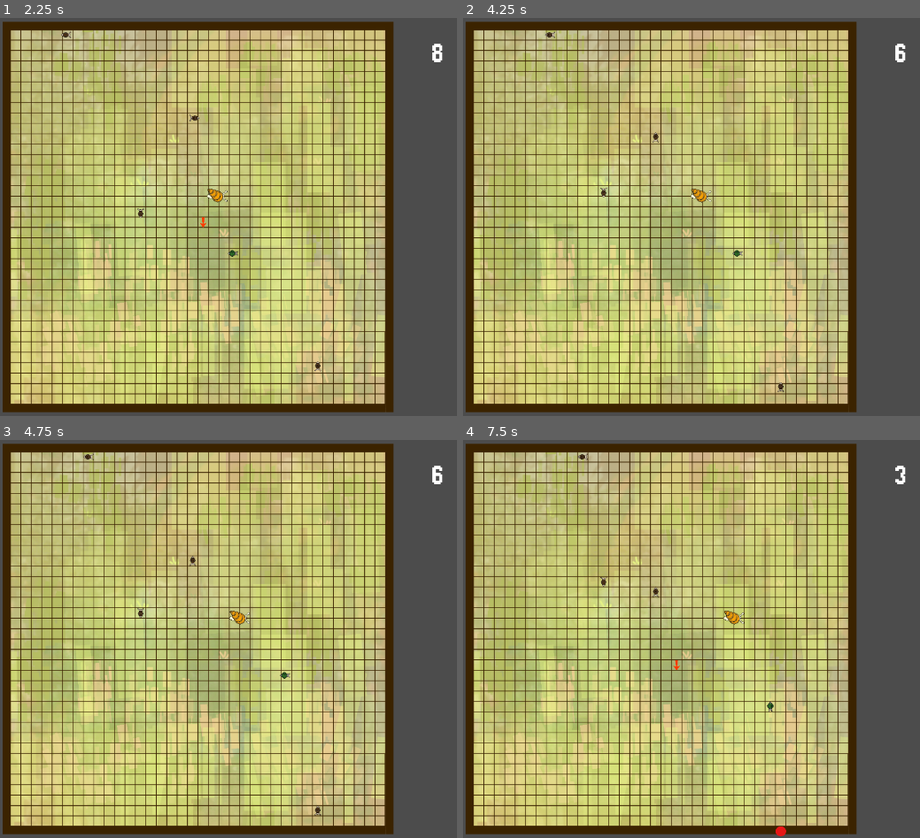
Above: before the commit, frames 1-4 (two rows, left to right).
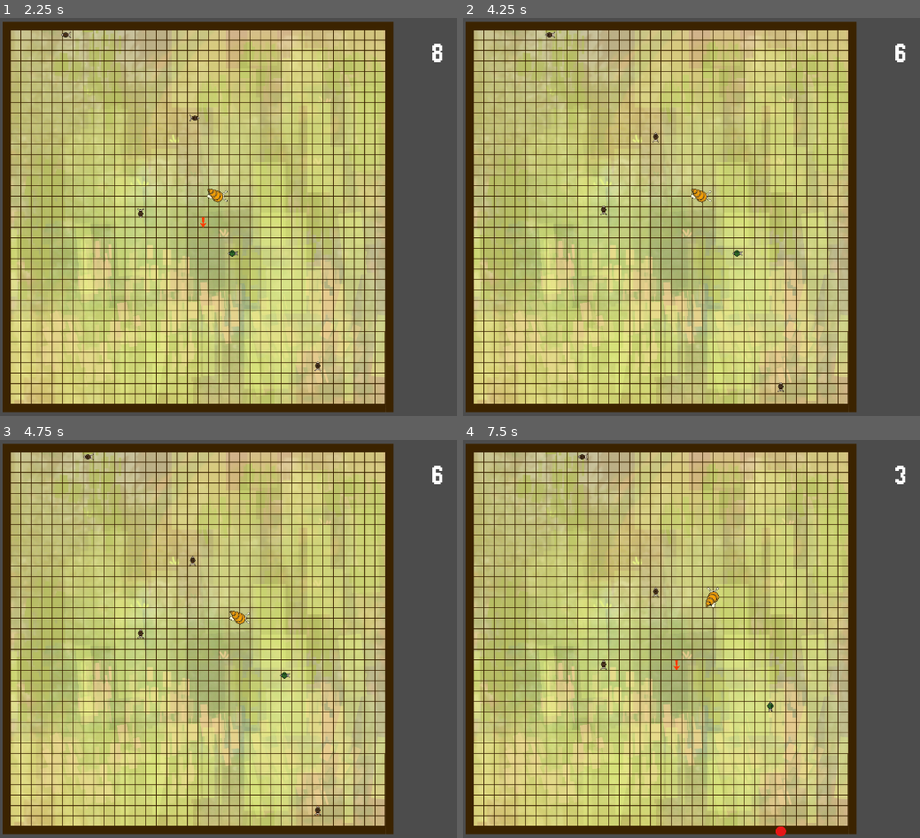
Above: after the commit, the same moments.

Repository: RNairn01/LD-51
Game: Godot game, scene res://scenes/screens/play_screen.tscn
The game is run twice, just before and just after one commit, with the same random seed, the same clock (stepped at 60 frames per second) and the same inputs.
Inputs (mouse positions are in pixels of both pictures, inside the frame that each line leads up to):
- Up to frame 1 (2.25 s): tap Enter at 0.5 s; move the mouse to (196, 217) at 0.52 s; click (196, 217) at 0.6 s; move the mouse to (201, 220) at 1.27 s; click (201, 220) at 1.35 s; move the mouse to (59, 33) at 2.02 s; right-click (59, 33) at 2.1 s
- Up to frame 2 (4.25 s): click (522, 33) at 2.3 s; tap Space at 2.75 s; move the mouse to (654, 117) at 2.77 s; click (654, 117) at 2.85 s; move the mouse to (604, 201) at 3.52 s; click (604, 201) at 3.6 s
- Up to frame 3 (4.75 s): move the mouse to (319, 810) at 4.27 s; right-click (319, 810) at 4.35 s; click (319, 810) at 4.55 s
- Up to frame 4 (7.5 s): move the mouse to (700, 619) at 5.02 s; click (700, 619) at 5.1 s; tap Enter at 5.75 s; move the mouse to (769, 674) at 5.77 s; click (769, 674) at 5.85 s; move the mouse to (outside the picture) at 6.52 s; right-click (outside the picture) at 6.6 s; click (outside the picture) at 6.8 s; move the mouse to (677, 658) at 7.27 s; click (677, 658) at 7.35 s

Frame 1 is identical in both runs. In frame 2, less than 0.1% of the frame differs, in the area x 30-32%, y 42-50%; in frame 3, less than 0.1%; in frame 4, 0.3%, in the area x 30-62%, y 34-58%.
Error before the commit: Invalid set index 'position' (on base: 'previously freed instance') with value of type 'Vector2'. (res://scripts/arrow_place_manager.gd:69)
Error after the commit: Attempt to call function 'is_queued_for_deletion' in base 'previously freed instance' on a null instance. (res://scripts/arrow_place_manager.gd:70)

Commit message:
Improve arrows to prevent crashing

Diff:
--- a/scenes/screens/play_screen.tscn
+++ b/scenes/screens/play_screen.tscn
@@ -24,6 +24,9 @@
 margin_right = 2144.0
 margin_bottom = 1184.0
 mouse_filter = 2
+__meta__ = {
+"_edit_lock_": true
+}
 
 [node name="TimerLabel" type="Label" parent="UI"]
 margin_left = 1216.0
--- a/scripts/arrow_place_manager.gd
+++ b/scripts/arrow_place_manager.gd
@@ -29,7 +29,8 @@
 		placement_guide.position = current_grid_position + Vector2(16,16)
 		update_placement_guide(current_mouse_direction)
 		update_arrow_instance(current_mouse_direction)
-		if Input.is_action_just_released("left_click"):
+		if Input.is_action_just_released("left_click") and arrow_instance.get_parent() == null:
+			print("release")
 			update_mouse_direction = false
 			placement_guide.visible = false
 			add_child(arrow_instance)
@@ -66,7 +67,8 @@
 		Vector2.RIGHT:
 			arrow_instance = arrow_right.instance()
 
-	arrow_instance.position = current_grid_position
+	if not arrow_instance.is_queued_for_deletion() and is_instance_valid(arrow_instance):
+		arrow_instance.position = current_grid_position
 
 func _mouse_enter_unplacable_area():
 	can_place = false
